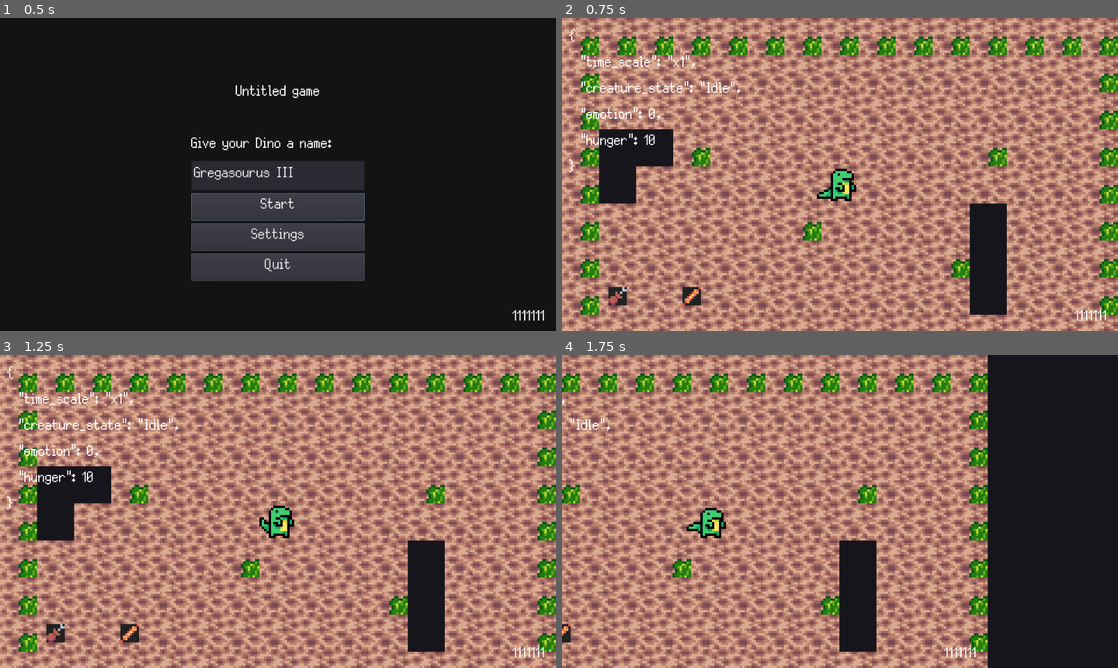
Above: before the commit, frames 1-4 (two rows, left to right).
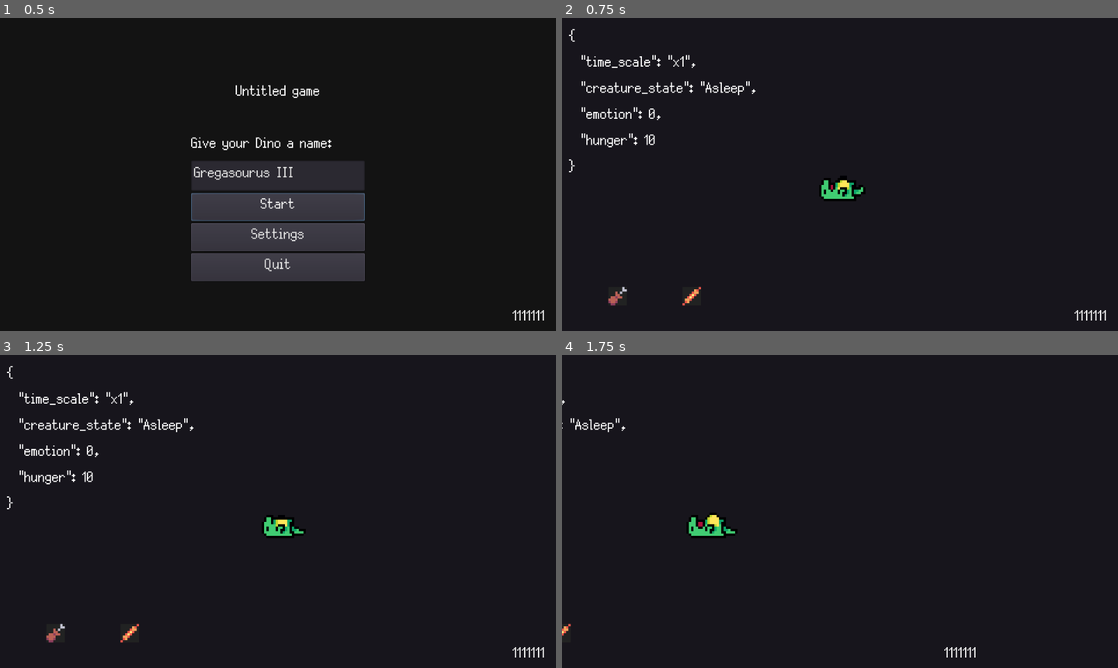
Above: after the commit, the same moments.

Repository: colinbellino/ai-and-games-2022
Game: Godot game, scene res://media/scenes/main.tscn
The game is run twice, just before and just after one commit, with the same random seed, the same clock (stepped at 60 frames per second) and the same inputs.
Inputs (mouse positions are in pixels of both pictures, inside the frame that each line leads up to):
- Up to frame 1 (0.5 s): no input
- Up to frame 2 (0.75 s): click "Start" at 0.5 s
- Up to frame 3 (1.25 s): no input
- Up to frame 4 (1.75 s): move the mouse to (840, 520) at 1.27 s; hold D (move_right) from 1.28 s (still down); click (840, 520) at 1.35 s

Frame 1 is identical in both runs. In frame 2, 95% of the frame differs, in the area x 0-100%, y 0-100%; in frame 3, 95%; in frame 4, 74%.

Commit message:
Make creature sleepy again (for testing)

Diff:
--- a/src/behaviours/Sleepy.gd
+++ b/src/behaviours/Sleepy.gd
@@ -1,7 +1,7 @@
 class_name Sleepy extends Behaviour
 
 var timer_start : int
-var sleep_delay_in_ms : int = 5000
+var sleep_delay_in_ms : int = 1000
 
 func _ready() -> void:
     entity.connect("state_entered", self, "entity_state_entered")
Not shown, changed: media/maps/world_0.ldtk
